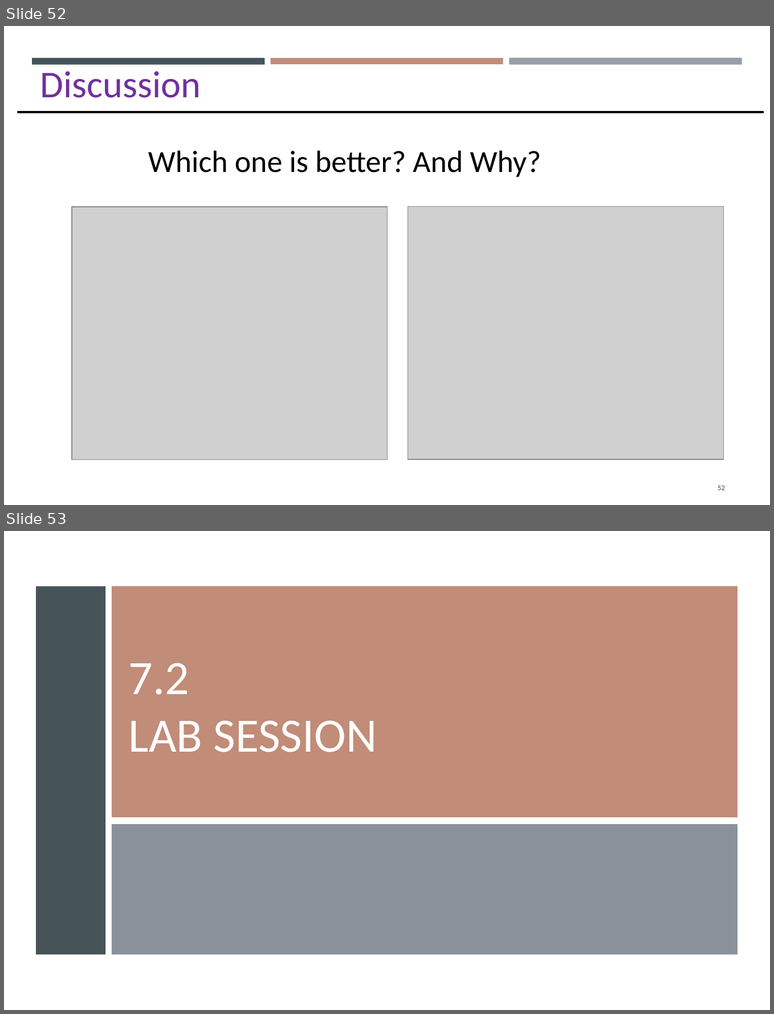
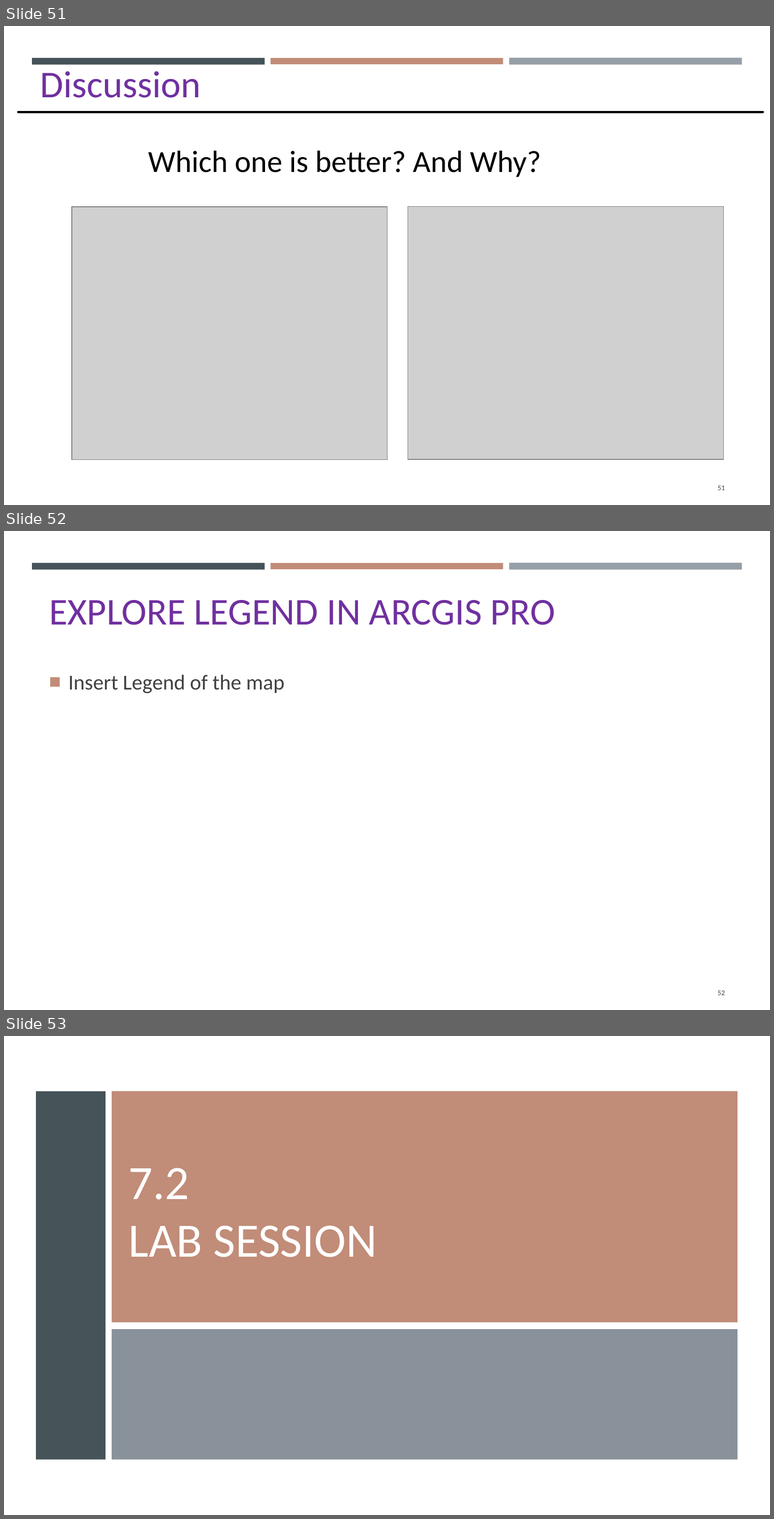
Before and after one commit to gisynw/GIS_I, a slide deck: docs/Lectures/Week07/Lecture07_GEOG2475_Tuesday.pptx. Shown one above the other, each under a label of ours: slides 52 and 53 before the commit, slides 51, 52 and 53 after it. The pictures are 774x1014 and 774x1519 pixels, drawn with LibreOffice and Linux fonts; fonts in the diff are those of the drawing; grey boxes stand for pictures. Boxes give left, top, right and bottom in pixels: in the first picture for what was removed or moved away, otherwise in the second. Text is boxed around its words. In the diff, an @@ line names an element or a change of style, - is before the commit and + after.

```diff
--- a/docs/Lectures/Week07/Lecture07_GEOG2475_Tuesday.pptx
+++ b/docs/Lectures/Week07/Lecture07_GEOG2475_Tuesday.pptx
@@ slide 52 added at <box>4,531,770,1010</box>, background #FFFFFF; not listed: 3 template elements that a slide beside it also shows @@
@@ text added at <box>49,600,556,625</box>, 32 pt, text #7030A0 @@
+EXPLORE LEGEND IN ARCGIS PRO
@@ text added at <box>68,675,284,693</box>, 18 pt, text #404040 @@
+■ Insert Legend of the map
@@ page number added at <box>718,990,725,995</box>, 6.1 pt, text #404040 @@
+52
@@ what was slide 52 is now slide 51 @@
@@ page number at <box>718,485,725,490</box>: text changed @@
-52
+51
```
Also in this commit, not shown: 1 slide changed, 1 slide removed, 10 other files.
